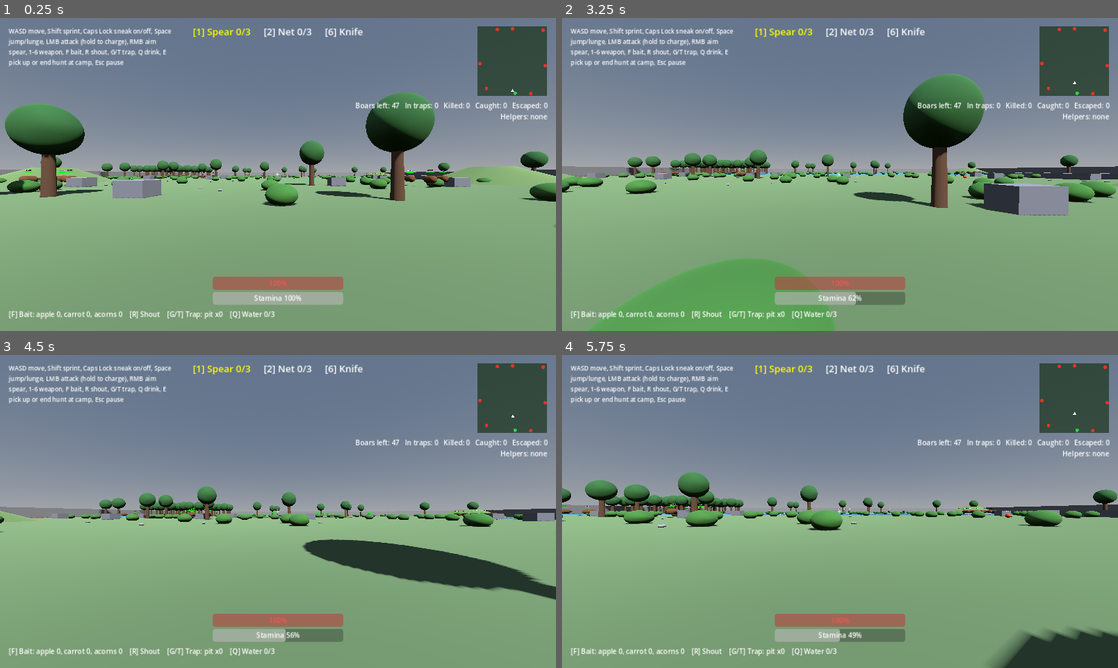
Above: before the commit, frames 1-4 (two rows, left to right).
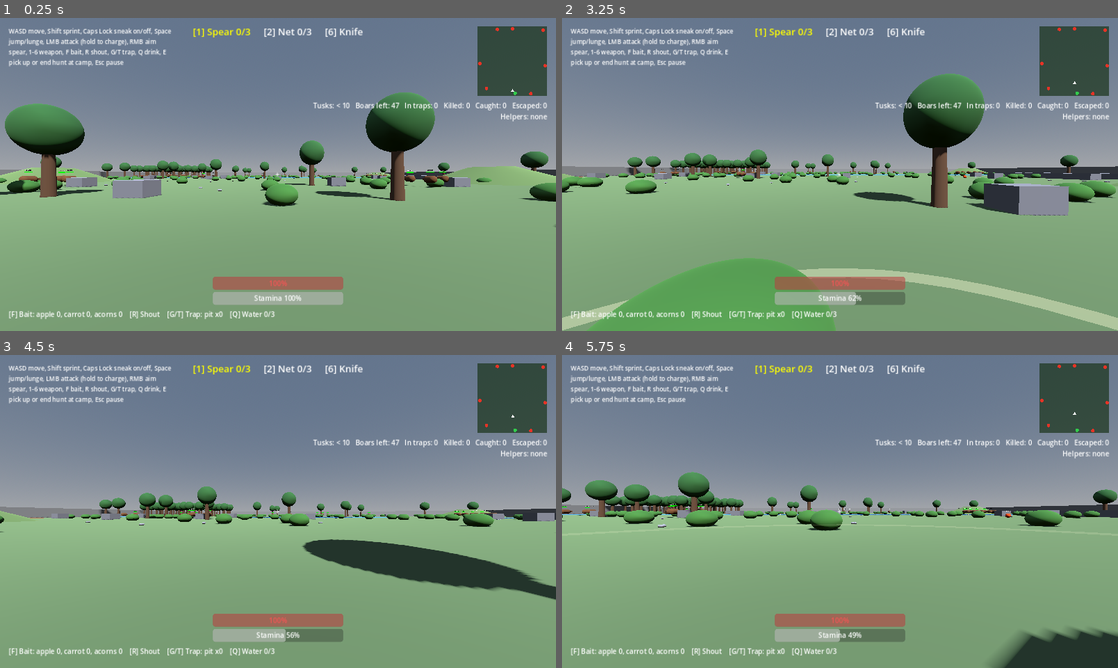
Above: after the commit, the same moments.

Repository: bageus/where-boar
Game: Godot game, scene res://game/presentation/hunt_map/public/hunt_map.tscn
Two runs of this game, one before a commit and one after it. Both use one fixed random seed, a clock stepped at 60 frames per second and the inputs below. This scene is started directly instead of the project's main scene.
Inputs (mouse positions are in pixels of both pictures, inside the frame that each line leads up to):
- Up to frame 1 (0.25 s): no input
- Up to frame 2 (3.25 s): tap Enter at 0.5 s; move the mouse to (867, 174) at 0.52 s; hold R (shout) 0.53-1.28 s; hold W (move_forward) from 0.53 s (still down); tap Space (jump) at 0.77, 1.52, 3.02 s; move the mouse to (812, 174) at 1.27 s; right-click (812, 174) at 1.35 s; tap R (shout) at 1.55, 2.3, 3.05 s; move the mouse to (851, 168) at 2.02 s; press the mouse at (851, 168) at 2.03 s; move the mouse to (834, 180) at 2.77 s; release the mouse at (834, 180) at 2.78 s; tap F (bait) at 2.85 s
- Up to frame 3 (4.5 s): keep holding W (move_forward); move the mouse to (316, 514) at 3.52 s; hold Caps Lock (crouch) 3.53-4.28 s; tap Space (jump) at 3.77 s; tap R (shout) at 3.8 s; move the mouse to (233, 508) at 4.27 s; tap Q (drink) at 4.35 s
- Up to frame 4 (5.75 s): keep holding W (move_forward); tap Space (jump) at 4.52 s; tap R (shout) at 4.55, 5.3 s; move the mouse to (845, 511) at 5.02 s; hold E (interact) from 5.03 s (still down)

The runs differ from the first frame. In frame 1, 0.3% of the frame differs, in the area x 56-99%, y 26-30%; in frame 2, 2.4%, in the area x 0-100%, y 26-100%; in frame 3, 0.3%; in frame 4, 0.3%.
Error in both runs: Invalid access to property or key 'spawn_weight' on a base object of type 'Resource'. (res://game/features/boar/public/boar_types.gd:20)

Commit message:
Tusk bracket in the hunt goal, shout wave and mount ring on the minimap; spec D037
Co-Authored-By: Claude Opus 5.5 <noreply@anthropic.com>
Claude-Session: https://claude.ai/code/session_01XSFBnjFKXLtHPaufcuGWLw

Diff:
--- a/game/features/hunt/public/hunt.gd
+++ b/game/features/hunt/public/hunt.gd
@@ -72,6 +72,14 @@
 	return returned or remaining() <= 0
 
 
+## Rough tusk count shown during the hunt (owner, 2026-10-27): "< 10", "< 20", ... "< 1000", then "1000+".
+static func tusk_bracket(tusk_count: int) -> String:
+	for limit in [10, 20, 50, 100, 200, 500, 1000]:
+		if tusk_count < limit:
+			return "< %d" % limit
+	return "1000+"
+
+
 ## rewards: type_id -> {"dead": int, "captured": int, "wounded": int}. Missing types pay nothing.
 ## Defaults to the authored boar types' rewards (section 15).
 func tusks(rewards: Dictionary = BoarTypes.rewards()) -> int:
--- a/game/features/hunt/tests/run_hunt_tests.gd
+++ b/game/features/hunt/tests/run_hunt_tests.gd
@@ -8,6 +8,8 @@
 	var failures := 0
 	failures += _check(_results_and_tusks(), "results count per type and tusks follow rewards")
 	failures += _check(_wounded_capture_pays_less(), "wounded captured boar counts as caught, pays between dead and whole")
+	failures += _check(Hunt.tusk_bracket(0) == "< 10" and Hunt.tusk_bracket(10) == "< 20" and Hunt.tusk_bracket(499) == "< 500" \
+			and Hunt.tusk_bracket(1000) == "1000+", "tusks show as rough brackets")
 	failures += _check(_empty_hunt_pays_nothing(), "empty hunt has no results and no tusks")
 	failures += _check(_ends_when_no_boars_left(), "hunt ends when every boar is resolved")
 	failures += _check(_ends_on_return(), "hunt ends when the hunter returns early")
--- a/game/features/hunter/public/hunter.gd
+++ b/game/features/hunter/public/hunter.gd
@@ -188,6 +188,11 @@
 	_wading += 1 if entered else -1
 
 
+## The saddled boar brought on this hunt, or null.
+func mount_node() -> Node3D:
+	return $Rider.mount
+
+
 ## Called when a hunt starts: camp meals are eaten and raise max stamina for the hunt (M012),
 ## and the first saddled boar waits beside the hunter.
 func start_hunt() -> void:
--- a/game/presentation/hunt_map/hud/minimap.gd
+++ b/game/presentation/hunt_map/hud/minimap.gd
@@ -7,6 +7,7 @@
 ## Half the map's side in metres; the map is centred on the origin.
 const MAP_HALF_SIZE := 80.0
 const ZONE_RADIUS := 3.0
+const MOUNT_SECONDS := 5.0
 ## Same name as the hunter's PLACED_TRAPS_GROUP; the map may not depend on the hunter's internals.
 const TRAPS_GROUP := "placed_traps"
 
@@ -15,10 +16,20 @@
 var return_point := Vector2.ZERO
 ## Boars the turkey marked (one herd, group or loner), set by the map.
 var marked: Array[Node3D] = []
+## The hunter's saddled boar, shown for MOUNT_SECONDS after a shout.
+var _mount: Node3D
+var _mount_left := 0.0
 
 
-func _process(_delta: float) -> void:
+func _process(delta: float) -> void:
+	_mount_left -= delta
 	queue_redraw()
+
+
+## Highlights where the saddled boar is for a few seconds; null when there is none.
+func show_mount(mount: Node3D) -> void:
+	_mount = mount
+	_mount_left = MOUNT_SECONDS
 
 
 func _draw() -> void:
@@ -33,6 +44,10 @@
 	for boar in marked:
 		if is_instance_valid(boar):
 			draw_circle(_to_px(Vector2(boar.global_position.x, boar.global_position.z)), 3.0, Color(1, 0.85, 0.3))
+	if _mount_left > 0.0 and is_instance_valid(_mount):
+		var spot := _to_px(Vector2(_mount.global_position.x, _mount.global_position.z))
+		draw_arc(spot, 7.0, 0.0, TAU, 20, Color(0.3, 0.9, 1.0), 2.0)
+		draw_circle(spot, 3.0, Color(0.3, 0.9, 1.0))
 	if hunter:
 		var at := _to_px(Vector2(hunter.global_position.x, hunter.global_position.z))
 		var forward := Vector2(-hunter.global_basis.z.x, -hunter.global_basis.z.z).normalized()
--- /dev/null
+++ b/game/presentation/hunt_map/props/shout_wave.gd
@@ -0,0 +1,17 @@
+extends MeshInstance3D
+
+## A ring that spreads from the hunter to the shout's reach and fades (owner, 2026-10-27).
+
+const SECONDS := 0.6
+
+## Set by the map before the wave enters the tree: the shout's reach in metres.
+var radius := 15.0
+
+
+func _ready() -> void:
+	scale = Vector3(0.1, 1.0, 0.1)
+	var material: StandardMaterial3D = material_override
+	var spread := create_tween().set_parallel()
+	spread.tween_property(self, "scale", Vector3(radius, 1.0, radius), SECONDS)
+	spread.tween_property(material, "albedo_color:a", 0.0, SECONDS).set_ease(Tween.EASE_IN)
+	spread.chain().tween_callback(queue_free)
--- /dev/null
+++ b/game/presentation/hunt_map/props/shout_wave.tscn
@@ -0,0 +1,19 @@
+[gd_scene load_steps=4 format=3]
+
+[ext_resource type="Script" path="res://game/presentation/hunt_map/props/shout_wave.gd" id="1_wave"]
+
+[sub_resource type="StandardMaterial3D" id="Mat_wave"]
+resource_local_to_scene = true
+transparency = 1
+shading_mode = 0
+albedo_color = Color(1, 1, 0.85, 0.6)
+
+[sub_resource type="TorusMesh" id="Mesh_wave"]
+inner_radius = 0.95
+outer_radius = 1.0
+
+[node name="ShoutWave" type="MeshInstance3D"]
+material_override = SubResource("Mat_wave")
+cast_shadow = 0
+mesh = SubResource("Mesh_wave")
+script = ExtResource("1_wave")
--- a/game/presentation/hunt_map/public/hunt_map.gd
+++ b/game/presentation/hunt_map/public/hunt_map.gd
@@ -8,6 +8,7 @@
 const BoarTypes = preload("res://game/features/boar/public/boar_types.gd")
 const CompanionRules = preload("res://game/features/companions/public/companion_rules.gd")
 const RoosterScene = preload("res://game/features/companions/public/rooster_driver.tscn")
+const ShoutWaveScene = preload("res://game/presentation/hunt_map/props/shout_wave.tscn")
 const WILD_SCENES := [
 	preload("res://game/features/companions/public/wild_rooster.tscn"),
 	preload("res://game/features/companions/public/wild_turkey.tscn"),
@@ -239,6 +240,12 @@
 	for boar in $Boars.get_children():
 		if boar.global_position.distance_to(at) <= SHOUT_RADIUS:
 			boar.hear_shout(at)
+	# A wave shows the shout's reach, and the minimap points out where the saddled boar waits (owner, 2026-10-27).
+	var wave: MeshInstance3D = ShoutWaveScene.instantiate()
+	wave.radius = SHOUT_RADIUS
+	wave.position = Vector3(at.x, at.y + 0.3, at.z)
+	add_child(wave)
+	$Hud/Minimap.show_mount(_hunter.mount_node())
 
 
 func _on_bait_placed(bait: Node3D) -> void:
@@ -287,7 +294,8 @@
 	var animal_id := _companion()
 	if animal_id != "" and _helpers_used.is_empty():
 		pen.append("[Z] release %s" % animal_id)
-	_goal.text = "Boars left: %d   In traps: %d   Killed: %d   Caught: %d   Escaped: %d\nHelpers: %s" % [
+	_goal.text = "Tusks: %s   Boars left: %d   In traps: %d   Killed: %d   Caught: %d   Escaped: %d\nHelpers: %s" % [
+		Hunt.tusk_bracket(hunt.tusks()),
 		hunt.remaining(),
 		hunt.held,
 		hunt.count_all(BoarOutcome.Kind.DEAD),
Not shown, added: game/presentation/hunt_map/props/shout_wave.gd.uid
Not shown, changed: GAME_SPEC.md
